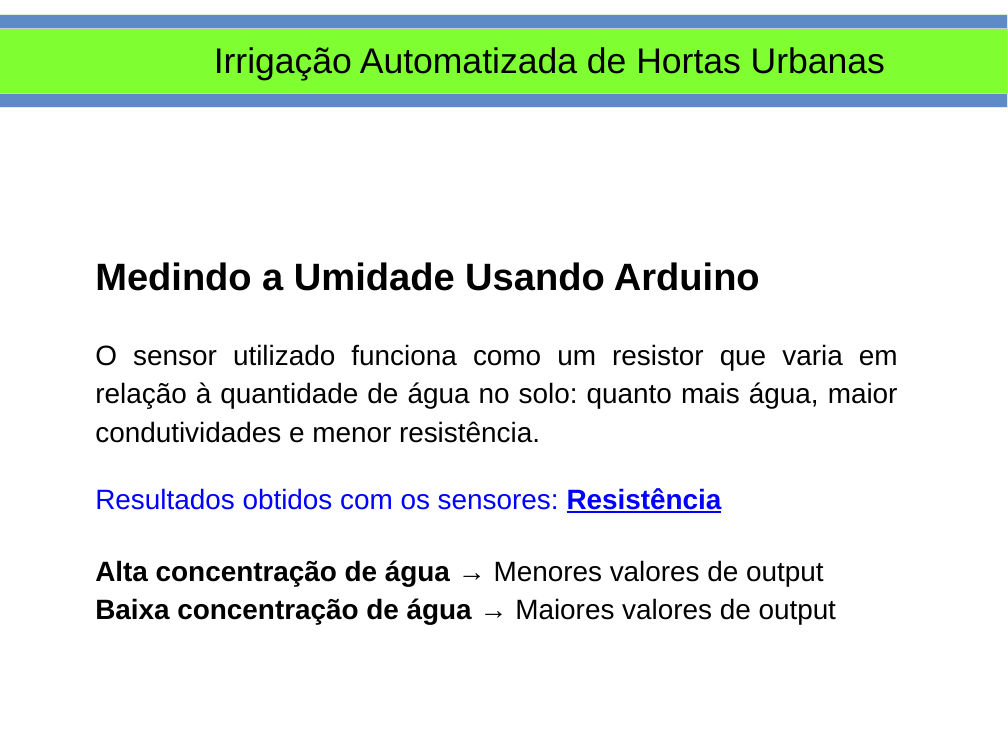
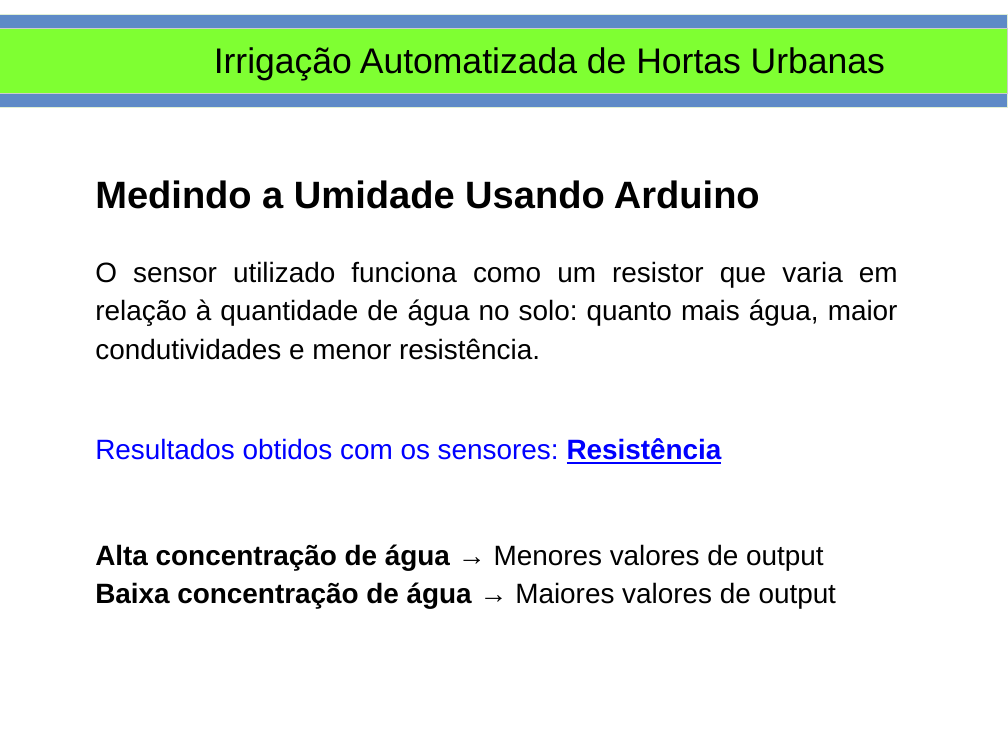
Before and after one commit to smjacques/Horta-Automatizada-ESDI, a slide deck: slide 10 of Slides/Uso de Arduino para Irrigação Automatizada de Hortas Urbanas.odp. Drawn at 1008x756 pixels with LibreOffice and Linux fonts; fonts in the diff are those of the drawing. Boxes give left, top, right and bottom in pixels: in the first picture for what was removed or moved away, otherwise in the second. Text is boxed around its words. In the diff, an @@ line names an element or a change of style, - is before the commit and + after.

```diff
--- a/Slides/Uso de Arduino para Irrigação Automatizada de Hortas Urbanas.odp
+++ b/Slides/Uso de Arduino para Irrigação Automatizada de Hortas Urbanas.odp
@@ text "Medindo a Umidade Usando Arduino" rewrapped from (x1=95, y1=262, x2=898, y2=624) to (x1=95, y1=180, x2=898, y2=609) @@
```
Also in this commit, not shown: 3 slides added, 8 other files.
